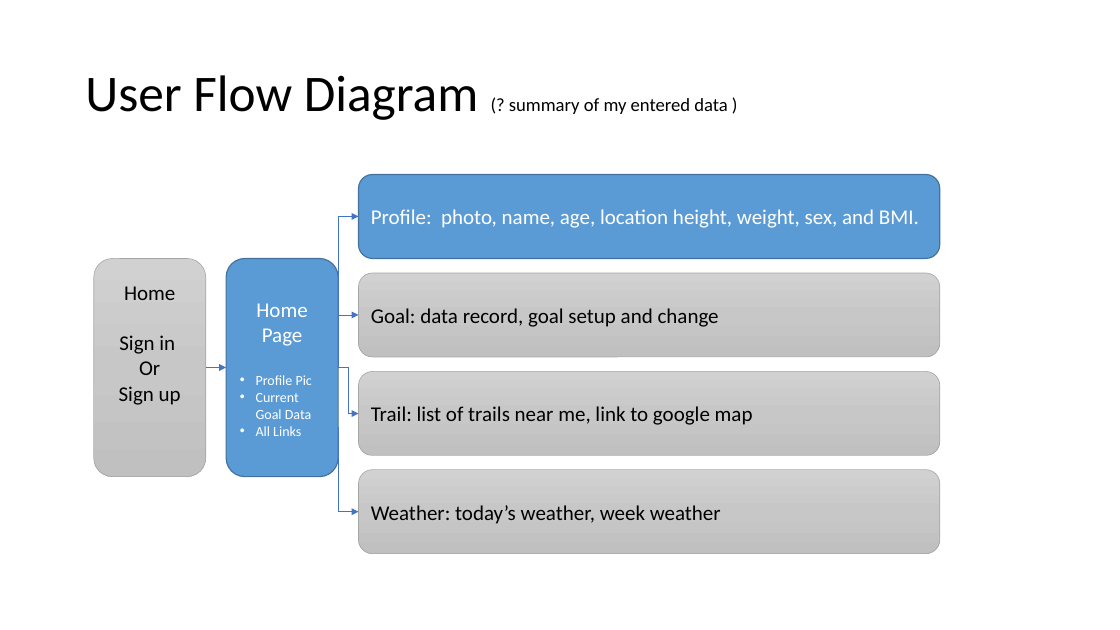
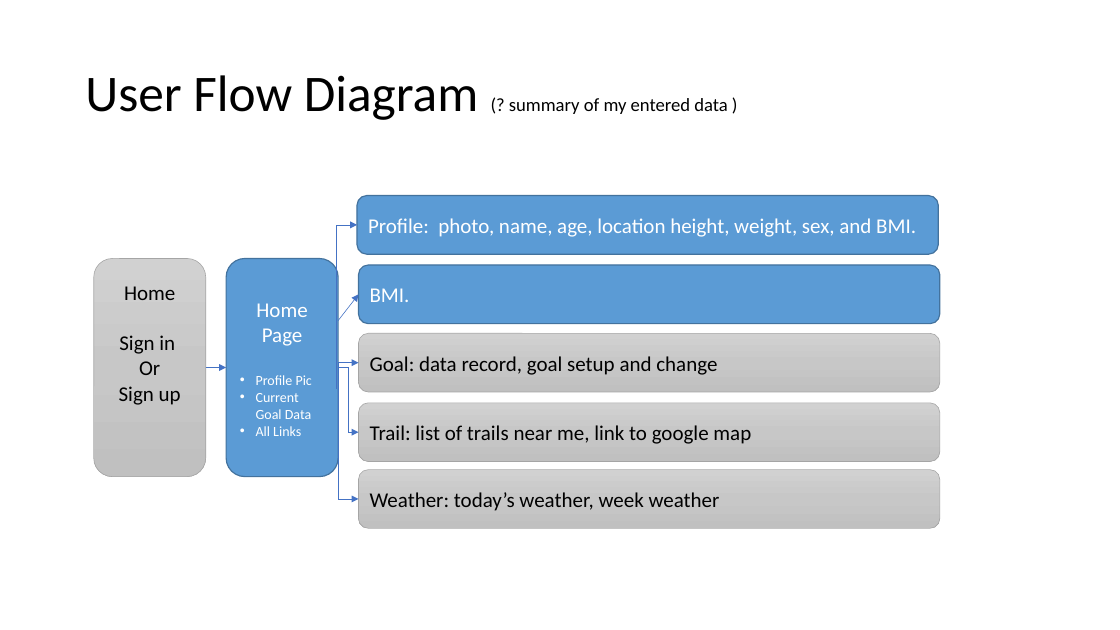
Before and after one commit to kristiecolton/kbbq, a slide deck: slide 2 of Design_Structure_1.pptx. Drawn at 1120x630 pixels with LibreOffice and Linux fonts; fonts in the diff are those of the drawing. Boxes give left, top, right and bottom in pixels: in the first picture for what was removed or moved away, otherwise in the second. Text is boxed around its words. In the diff, an @@ line names an element or a change of style, - is before the commit and + after.

```diff
--- a/Design_Structure_1.pptx
+++ b/Design_Structure_1.pptx
@@ rounded rectangle "Profile: photo, name, age, location ...": place and size @@
-rounded rectangle "Profile: photo, name, age, location ..." at [359, 175, 940, 259]
+rounded rectangle "Profile: photo, name, age, location ..." at [357, 196, 939, 255]
@@ elbow arrow moved from (339, 368) - (359, 217) to (337, 389) - (357, 225) @@
@@ rounded rectangle added at [359, 266, 940, 324], fill #5B9BD5, outline #43739E 1 pt, 18 pt, text #FFFFFF @@
+BMI.
@@ arrow added from (339, 321) to (359, 294), #4472C4 0.5 pt @@
@@ rounded rectangle "Goal: data record, goal setup ...": place and size @@
-rounded rectangle "Goal: data record, goal setup ..." at [359, 273, 940, 357]
+rounded rectangle "Goal: data record, goal setup ..." at [359, 334, 940, 392]
@@ elbow arrow moved from (339, 368) - (359, 413) to (339, 368) - (359, 433) @@
@@ elbow arrow moved from (339, 368) - (359, 315) to (339, 428) - (359, 363) @@
@@ rounded rectangle "Trail: list of trails near ...": place and size @@
-rounded rectangle "Trail: list of trails near ..." at [359, 371, 940, 455]
+rounded rectangle "Trail: list of trails near ..." at [359, 403, 940, 462]
@@ elbow arrow moved from (339, 428) - (359, 512) to (339, 428) - (359, 499) @@
@@ rounded rectangle "Weather: today’s weather, week weather": place and size @@
-rounded rectangle "Weather: today’s weather, week weather" at [359, 470, 940, 554]
+rounded rectangle "Weather: today’s weather, week weather" at [359, 470, 940, 528]
```
Also in this commit, not shown: 3 other slides changed.
